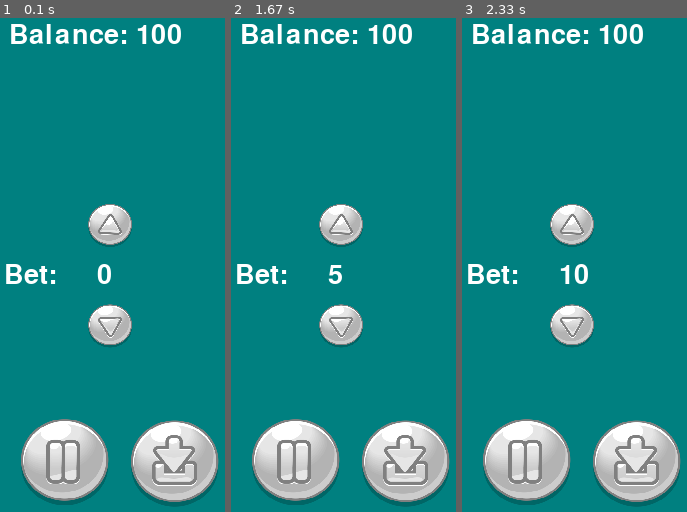
Above: before the commit, frames 1-3 (left to right).
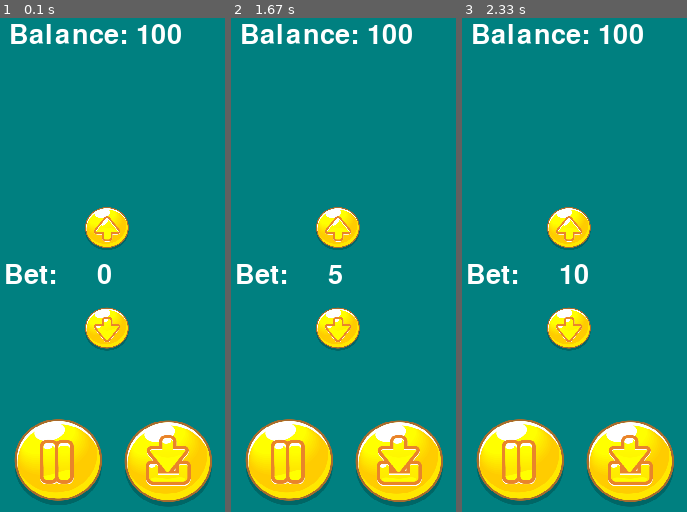
Above: after the commit, the same moments.

Repository: JPPedras/BlackJack
Game: pygame game, started from PyGame_version/game.py
Same seed, same stepped clock (60 frames per second), same inputs: the game is played once before the commit and once after it.
Inputs (mouse positions are in pixels of both pictures, inside the frame that each line leads up to):
- Up to frame 1 (0.1 s): no input
- Up to frame 2 (1.67 s): click (339, 225) at 0.38 s; click (339, 329) at 0.72 s; click (339, 225) at 1.05 s
- Up to frame 3 (2.33 s): click (588, 250) at 1.88 s

The runs differ from the first frame. In frame 1, 14% of the frame differs, in the area x 6-98%, y 37-99%; in frame 2, 14%; in frame 3, 14%.

Commit message:
colored buttons

Diff:
--- a/PyGame_version/code.txt
+++ /dev/null
@@ -1,74 +0,0 @@
-cards=['A', 2, 3, 4, 5, 6, 7, 8, 9, 10, 'J', 'Q', 'K']
-
-print('Welcome to BlackJack!')
-print("Let's start!\n")
-
-player_hand=[cards[rd.randint(0,12)]]
-print('Your Hand:')
-utils.draw_cards(player_hand)
-print('')
-time.sleep(2)
-
-dealer_hand=[cards[rd.randint(0,12)]]
-print("Dealer's Hand:")
-utils.draw_cards(dealer_hand)
-print('')
-time.sleep(2)
-
-player_hand.append(cards[rd.randint(0,12)])
-print('Your Hand:')
-utils.draw_cards(player_hand)
-print('')
-time.sleep(2)
-
-if utils.get_score(player_hand) == 21:
-    print('YOU GOT BLACKJACK AND WON!')
-    sys.exit()
-
-dealer_hand.append('?')
-print("Dealer's Hand:")
-utils.draw_cards(dealer_hand)
-print('')
-
-
-choice=input("'h' to hit or 's' to stand: ")
-while choice == 'h':
-
-    player_hand.append(cards[rd.randint(0,12)])
-    print('Your Hand:')
-    utils.draw_cards(player_hand)
-    print('')
-    time.sleep(2)
-
-    if utils.get_score(player_hand) > 21:
-        print('You Busted! Game Over!')
-        sys.exit()
-
-    choice=input("'h' to hit or 's' to stand: ")
-
-time.sleep(2)
-dealer_hand[1]=cards[rd.randint(0,12)]
-print("Dealer's Hand:")
-utils.draw_cards(dealer_hand)
-print('')
-time.sleep(2)
-
-while utils.get_score(dealer_hand) < 17:
-
-    dealer_hand.append(cards[rd.randint(0,12)])
-    print("Dealer's Hand:")
-    utils.draw_cards(dealer_hand)
-    print('')
-    time.sleep(2)
-
-if utils.get_score(dealer_hand) > 21:
-        print('Dealer Busted! YOU WON!')
-        sys.exit()
-
-time.sleep(1)
-if utils.get_score(player_hand) > utils.get_score(dealer_hand):
-    print('YOU WON! GONGRATS')
-elif utils.get_score(player_hand) < utils.get_score(dealer_hand):
-    print('YOU LOST! GAME OVER!')
-else:
-    print("IT'S A DRAWWWWW!")
--- a/PyGame_version/game.py
+++ b/PyGame_version/game.py
@@ -3,7 +3,7 @@
 
 WIDTH, HEIGHT = 900,500
 WIN=pygame.display.set_mode((WIDTH,HEIGHT))
-ARIAL_FONT = pygame.font.SysFont('DroidSans', 40)
+ARIAL_FONT = pygame.font.SysFont('gfhgfhf', 40)
 
 
 pygame.display.set_caption('BlackJack')
@@ -149,7 +149,7 @@
             balance -= bet
             bet=0
         elif get_score(dealer_hand) > 21:
-            result_text='DEALER BUSTED! YOU WON'
+            result_text='DEALER BUSTED! YOU WON!'
             balance += bet
             bet=0
         elif get_score(player_hand) > get_score(dealer_hand) and done == 1:
--- a/PyGame_version/utils.py
+++ /dev/null
@@ -1,34 +0,0 @@
-def draw_cards(hand):
-    for card in hand:
-        print('_____ ', end='')
-    print('')
-    for card in hand:
-        print('|   | ', end='')
-    print('')
-    for card in hand:
-        if card != 10:
-            print(f'| {card} | ', end='')
-        else:
-            print(f'| {card}| ', end='')
-    print('')
-    for card in hand:
-        print('|___| ', end='')
-    print('')
-
-def get_score(hand):
-    score1=0
-    score2=0
-    for card in hand:
-        if card == 'A':
-            score1 += 11
-            score2 += 1
-        elif type(card) == int:
-            score1 += card
-            score2 += card
-        else:
-            score1 += 10
-            score2 += 10
-    if score1 > 21:
-        return score2
-    else:
-        return score1
Binary file added: PyGame_version/Assets/Buttons/1.png
Binary file added: PyGame_version/Assets/Buttons/2.png
Binary file added: PyGame_version/Assets/Buttons/3.png
Binary file added: PyGame_version/Assets/Buttons/4.png
Binary file changed: PyGame_version/Assets/Buttons/add.png
Binary file changed: PyGame_version/Assets/Buttons/hit.png
Binary file changed: PyGame_version/Assets/Buttons/stand.png
Binary file changed: PyGame_version/Assets/Buttons/subtract.png
